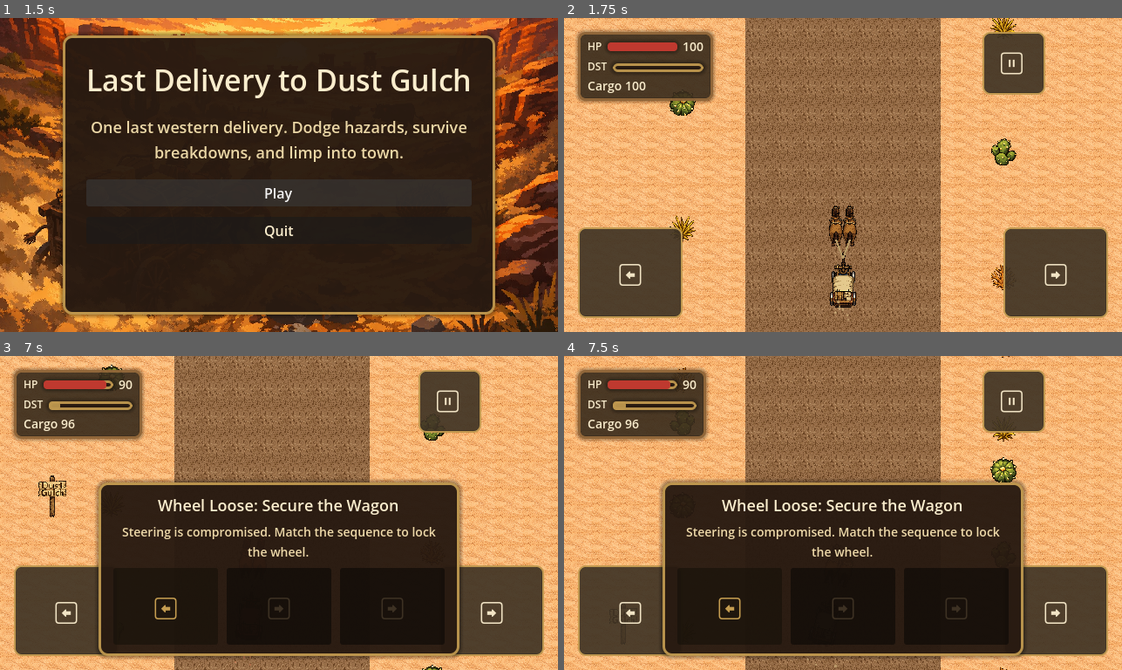
Above: before the commit, frames 1-4 (two rows, left to right).
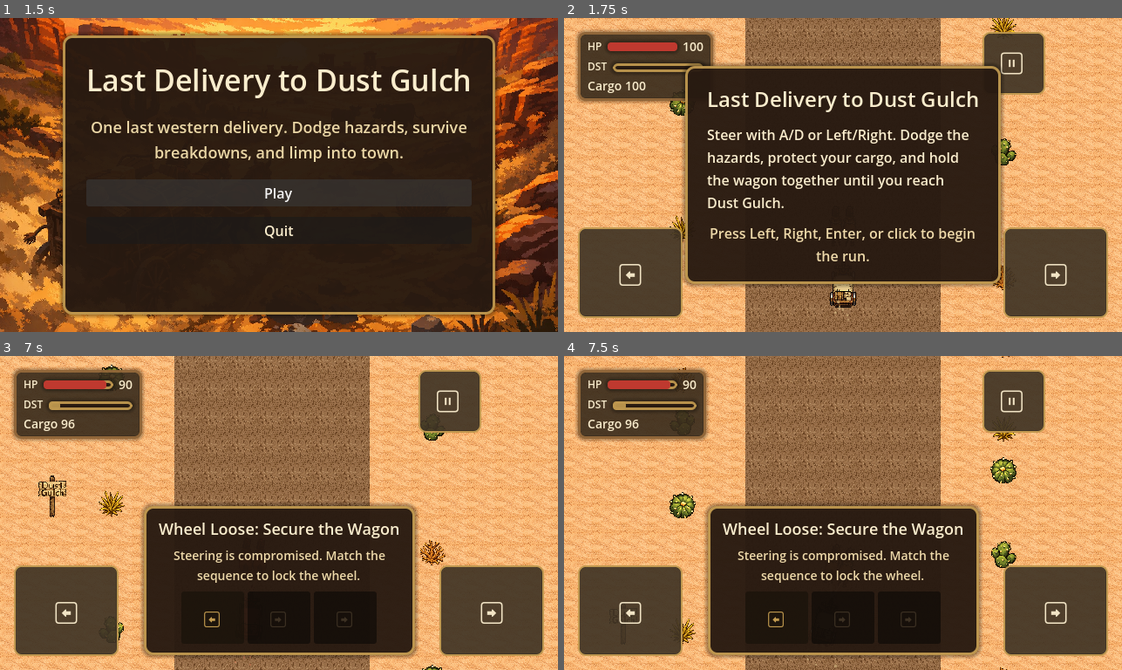
Above: after the commit, the same moments.

Repository: bbenefield89/The-Last-Delivery-to-Dust-Gulch
Game: Godot game, scene res://Scenes/AppRoot/AppRoot.tscn
The game is run twice, just before and just after one commit, with the same random seed, the same clock (stepped at 60 frames per second) and the same inputs. Sound files missing from this copy of the repository are replaced by a short silence.
Inputs (mouse positions are in pixels of both pictures, inside the frame that each line leads up to):
- Up to frame 1 (1.5 s): click "Play" at 0.5 s; click "Play" at 1.25 s
- Up to frame 2 (1.75 s): no input
- Up to frame 3 (7 s): tap Enter (ui_accept) at 2, 2.27, 5.27 s; move the mouse to (401, 497) at 2.02 s; hold D (steer_right) 2.03-2.75 s; tap T (return_to_title) at 2.1 s; click (401, 497) at 2.17 s; drag from (167, 528) to (251, 575) at 2.77 s; move the mouse to (334, 443) at 3.52 s; hold D (steer_right) 3.53-4.25 s; tap Alt at 3.6 s; drag from (251, 575) to (111, 465) at 4.27 s; move the mouse to (446, 560) at 5.02 s; hold A (steer_left) 5.03-5.75 s; tap Backspace at 5.1 s; drag from (111, 465) to (195, 434) at 5.77 s; move the mouse to (306, 513) at 6.52 s; hold S from 6.53 s (still down); tap F at 6.6 s; click (306, 513) at 6.67 s
- Up to frame 4 (7.5 s): release S at 7.25 s; drag from (759, 434) to (731, 528) at 7.27 s

Frame 1 is identical in both runs. In frame 2, 40% of the frame differs, in the area x 21-79%, y 14-86%; in frame 3, 17%; in frame 4, 17%.

Commit message:
fix(ui): tighten recovery prompt row layout

Diff:
--- a/Scenes/RunScene/RunScene.tscn
+++ b/Scenes/RunScene/RunScene.tscn
@@ -296,7 +296,6 @@
 
 [node name="OnboardingLayer" type="CanvasLayer" parent="." unique_id=702338875]
 layer = 2
-visible = false
 
 [node name="OnboardingMargin" type="MarginContainer" parent="OnboardingLayer" unique_id=1495918662]
 anchors_preset = 8
@@ -358,9 +357,9 @@
 anchor_left = 0.5
 anchor_right = 0.5
 offset_left = -152.0
-offset_top = 145.0
+offset_top = 172.0
 offset_right = 152.0
-offset_bottom = 293.0
+offset_bottom = 320.0
 grow_horizontal = 2
 
 [node name="RecoveryPanel" type="PanelContainer" parent="RecoveryLayer/RecoveryMargin" unique_id=1024654356]
@@ -488,7 +487,6 @@
 
 [node name="ResultLayer" type="CanvasLayer" parent="." unique_id=1131224537]
 layer = 5
-visible = false
 
 [node name="ResultMargin" type="MarginContainer" parent="ResultLayer" unique_id=370495141]
 anchors_preset = 8
--- a/Scenes/RunScene/run_scene.gd
+++ b/Scenes/RunScene/run_scene.gd
@@ -87,6 +87,15 @@
 const HORSE_PANIC_FAILURE_CARGO_LOSS := 14
 const HORSE_PANIC_FAILURE_SPEED_LOSS := 65.0
 const HORSE_PANIC_FAILURE_INSTABILITY_DURATION := 2.2
+const RECOVERY_STEP_ROW_MAX_WIDTH := 240.0
+const RECOVERY_STEP_MIN_WIDTH := 36.0
+const RECOVERY_STEP_HEIGHT := 60.0
+const RECOVERY_STEP_MAX_WIDTH := 72.0
+const RECOVERY_STEP_FONT_SIZE_RATIO := 0.52
+const RECOVERY_STEP_MIN_FONT_SIZE := 24
+const RECOVERY_STEP_MAX_FONT_SIZE := 38
+const RECOVERY_STEP_SPACING := 4
+const RECOVERY_STEP_BASELINE_SEQUENCE_LENGTH := 3
 const SCROLL_LOOP_HEIGHT := 960.0
 const ROADSIDE_DECOR_SPACING := 144.0
 const ROADSIDE_DECOR_COUNT := 8
@@ -456,6 +465,8 @@
 
 	_recovery_title.text = _get_recovery_title(_run_state.active_failure)
 	_recovery_hint.text = _get_recovery_hint(_run_state.active_failure)
+	_recovery_steps.custom_minimum_size.x = RECOVERY_STEP_ROW_MAX_WIDTH
+	_recovery_steps.add_theme_constant_override("separation", RECOVERY_STEP_SPACING)
 
 	for i in range(_run_state.recovery_sequence.size()):
 		_recovery_steps.add_child(_build_recovery_step(i))
@@ -1135,9 +1146,35 @@
 	_refresh_recovery_prompt()
 
 
+## Returns the chip size that keeps the full recovery row inside a fixed width budget.
+func _get_recovery_step_minimum_size() -> Vector2:
+	if _run_state == null:
+		return Vector2(RECOVERY_STEP_MAX_WIDTH, RECOVERY_STEP_HEIGHT)
+
+	var sequence_size: int = max(_run_state.recovery_sequence.size(), RECOVERY_STEP_BASELINE_SEQUENCE_LENGTH)
+	var available_width: float = RECOVERY_STEP_ROW_MAX_WIDTH - ((sequence_size - 1) * RECOVERY_STEP_SPACING)
+	var step_width: float = clampf(
+		floor(available_width / float(sequence_size)),
+		RECOVERY_STEP_MIN_WIDTH,
+		RECOVERY_STEP_MAX_WIDTH
+	)
+	return Vector2(step_width, RECOVERY_STEP_HEIGHT)
+
+
+## Returns the prompt font size that matches the active recovery chip width.
+func _get_recovery_step_font_size() -> int:
+	var step_width := _get_recovery_step_minimum_size().x
+	return clampi(
+		int(floor(step_width * RECOVERY_STEP_FONT_SIZE_RATIO)),
+		RECOVERY_STEP_MIN_FONT_SIZE,
+		RECOVERY_STEP_MAX_FONT_SIZE
+	)
+
+
+## Builds one recovery-step chip using the current compactness rules for the active sequence.
 func _build_recovery_step(index: int) -> PanelContainer:
 	var panel := PanelContainer.new()
-	panel.custom_minimum_size = Vector2(120.0, 88.0)
+	panel.custom_minimum_size = _get_recovery_step_minimum_size()
 	panel.modulate = _get_recovery_step_color(index)
 
 	var label := Label.new()
@@ -1146,7 +1183,7 @@
 	label.vertical_alignment = VERTICAL_ALIGNMENT_CENTER
 	label.size_flags_horizontal = Control.SIZE_EXPAND_FILL
 	label.size_flags_vertical = Control.SIZE_EXPAND_FILL
-	label.add_theme_font_size_override("font_size", 52)
+	label.add_theme_font_size_override("font_size", _get_recovery_step_font_size())
 	label.add_theme_font_override("font", ARROW_FONT)
 	panel.add_child(label)
 	return panel
--- a/Tests/Unit/test_run_scene.gd
+++ b/Tests/Unit/test_run_scene.gd
@@ -607,10 +607,40 @@
 	scene._refresh_recovery_prompt()
 
 	var recovery_steps: HBoxContainer = scene.get_node("%RecoverySteps")
+	var first_step := recovery_steps.get_child(0) as PanelContainer
 	var arrow_label := recovery_steps.get_child(0).get_child(0) as Label
 	assert_not_null(arrow_label)
+	assert_not_null(first_step)
 	assert_eq(arrow_label.get_theme_font("font"), scene.ARROW_FONT)
-	assert_eq(arrow_label.get_theme_font_size("font_size"), 52)
+	assert_eq(recovery_steps.custom_minimum_size.x, scene.RECOVERY_STEP_ROW_MAX_WIDTH)
+	assert_eq(arrow_label.get_theme_font_size("font_size"), scene._get_recovery_step_font_size())
+	assert_eq(first_step.custom_minimum_size, scene._get_recovery_step_minimum_size())
+
+
+func test_long_recovery_sequence_uses_same_row_width_with_smaller_prompt_chips() -> void:
+	var scene = RUN_SCENE.instantiate()
+	add_child_autofree(scene)
+	await wait_process_frames(1)
+
+	var state := RunStateType.new()
+	state.start_failure(&"horse_panic", &"tumbleweed")
+	scene.setup(state)
+	state.start_recovery_sequence([
+		&"steer_left",
+		&"steer_right",
+		&"steer_left",
+		&"steer_right",
+		&"steer_left",
+		&"steer_right",
+	], 3.0)
+	scene._refresh_recovery_prompt()
+
+	var recovery_steps: HBoxContainer = scene.get_node("%RecoverySteps")
+	var first_step := recovery_steps.get_child(0) as PanelContainer
+	var arrow_label := first_step.get_child(0) as Label
+	assert_eq(recovery_steps.custom_minimum_size.x, scene.RECOVERY_STEP_ROW_MAX_WIDTH)
+	assert_eq(first_step.custom_minimum_size, Vector2(36.0, scene.RECOVERY_STEP_HEIGHT))
+	assert_eq(arrow_label.get_theme_font_size("font_size"), scene.RECOVERY_STEP_MIN_FONT_SIZE)
 
 
 func test_wheel_loose_recovery_sequence_clears_failure_on_success() -> void:
Not shown, changed: kanban_tasks_data.kanban
